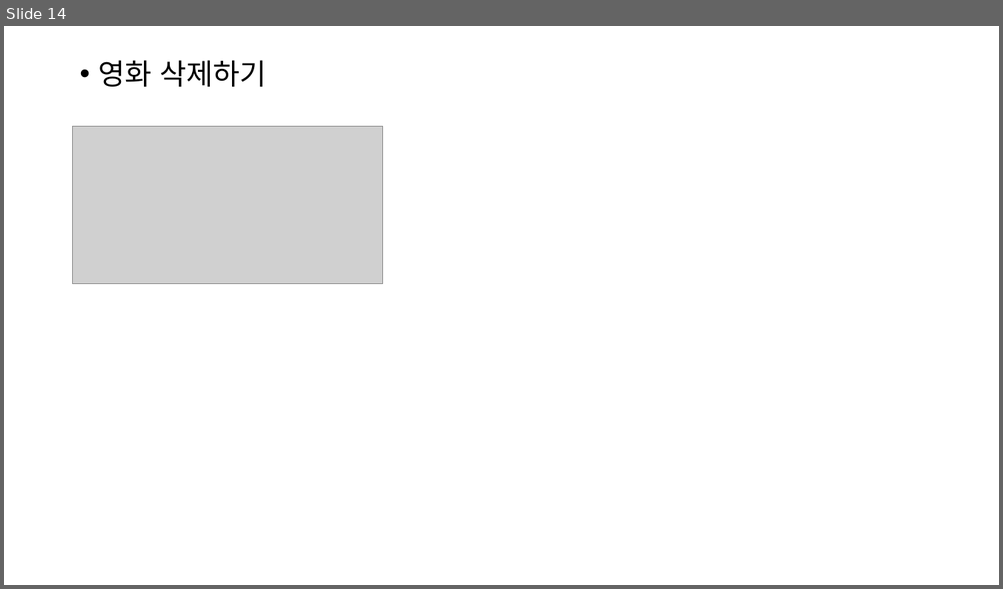
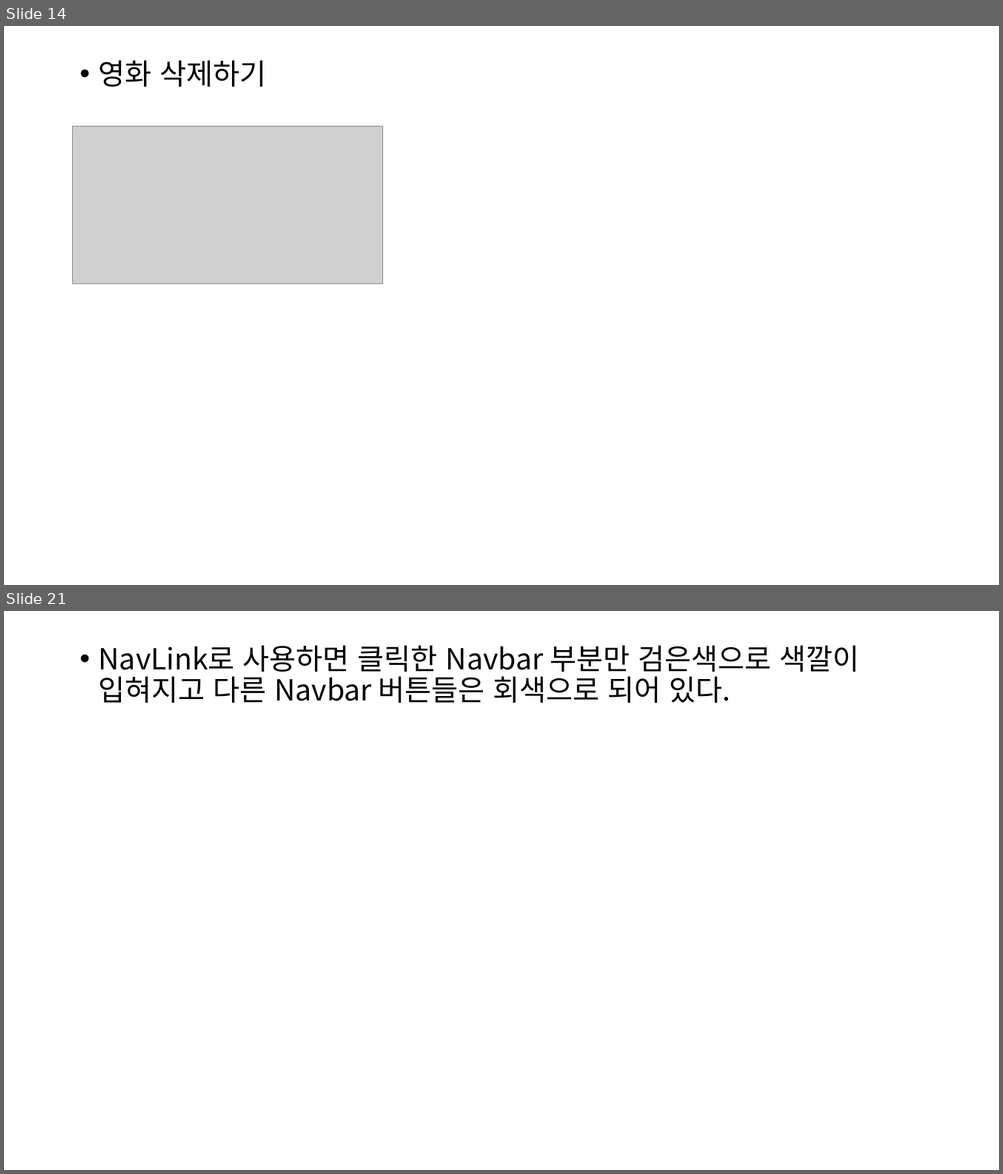
Before and after one commit to cscim918/react-basic, a slide deck: 리액트 공부.pptx. Shown one above the other, each under a label of ours: slide 14 before the commit, slides 14 and 21 after it; the slides between them are not shown. The pictures are 1003x589 and 1003x1174 pixels, drawn with LibreOffice and Linux fonts; fonts in the diff are those of the drawing; grey boxes stand for pictures. Boxes give left, top, right and bottom in pixels: in the first picture for what was removed or moved away, otherwise in the second. Text is boxed around its words. In the diff, an @@ line names an element or a change of style, - is before the commit and + after.

```diff
--- a/리액트 공부.pptx
+++ b/리액트 공부.pptx
@@ slide 21 added at (x1=4, y1=611, x2=999, y2=1170), background #FFFFFF @@
@@ text added at (x1=99, y1=645, x2=859, y2=703), 28 pt, text #000000 @@
+• NavLink로 사용하면 클릭한 Navbar 부분만 검은색으로 색깔이 입혀지고 다른 Navbar 버튼들은 회색으로 되어 있다.
```
Also in this commit, not shown: 6 other slides added, 3 slides removed, 9 other files.
